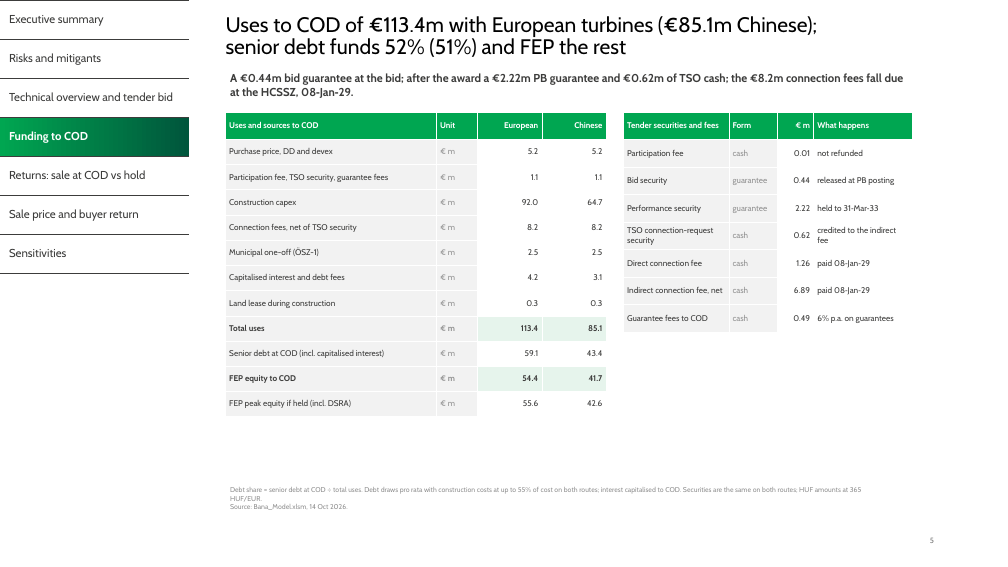
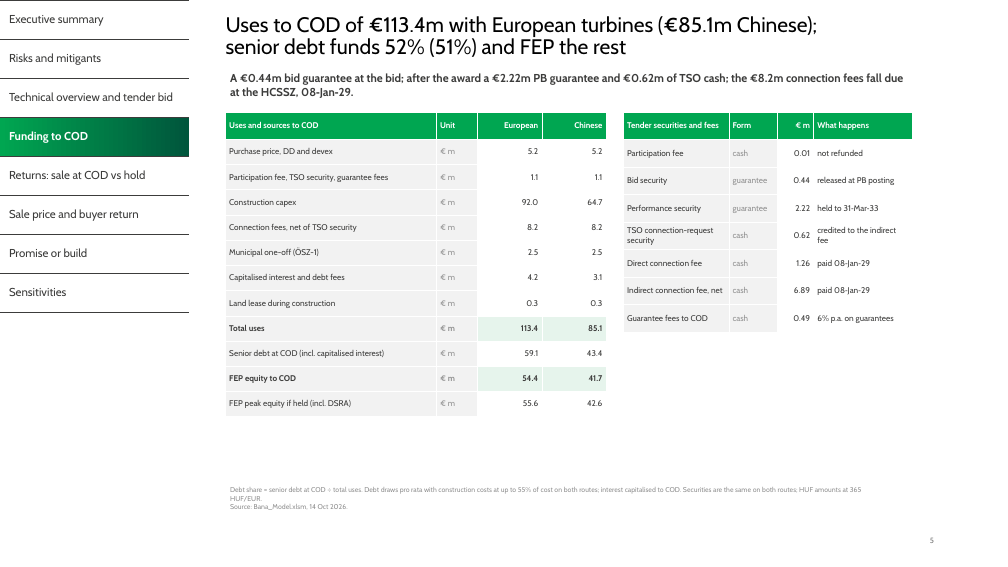
Before and after one commit to ZalanZad/FEP_modeller, a slide deck: slide 5 of projects/bana/out/Bana_IC.pptx. Drawn at 1008x567 pixels with LibreOffice and Linux fonts; fonts in the diff are those of the drawing; background and template pictures are left out. Boxes give left, top, right and bottom in pixels: in the first picture for what was removed or moved away, otherwise in the second. Text is boxed around its words. In the diff, an @@ line names an element or a change of style, - is before the commit and + after.

```diff
--- a/projects/bana/out/Bana_IC.pptx
+++ b/projects/bana/out/Bana_IC.pptx
@@ table at (0,0,189,312) @@
+row 7: Promise or build
```
Also in this commit, not shown: 6 other slides changed, 1 slide added, 5 other files.
